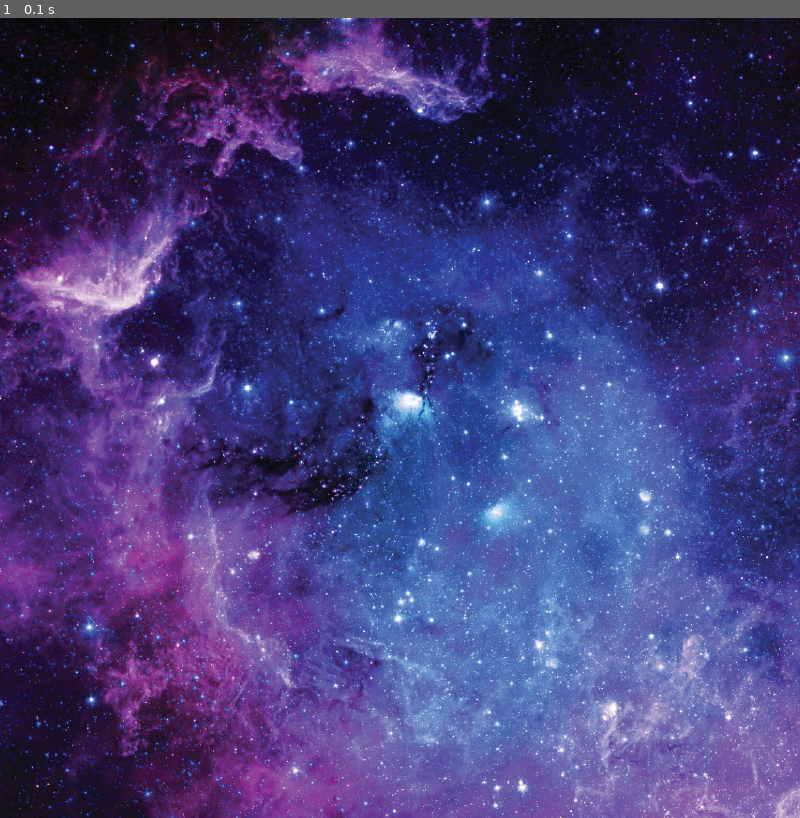
Above: before the commit, frame 1.
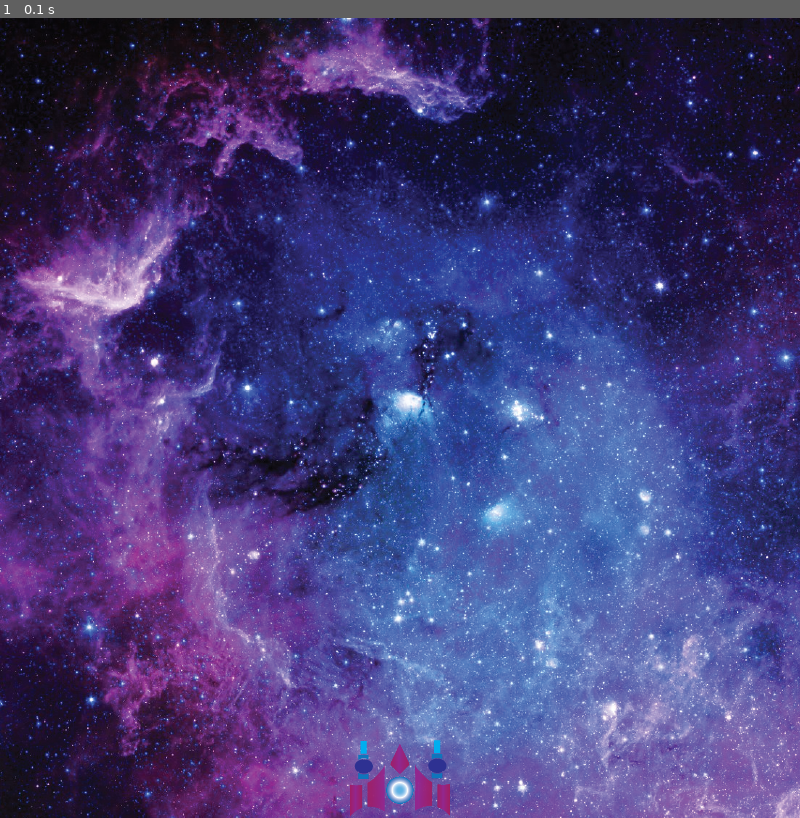
Above: after the commit, the same moment.

Repository: DemiwolfLegend/pygame-fallingMetior
Game: pygame game, started from main.py
Two runs of this game, one before a commit and one after it. Both use one fixed random seed, a clock stepped at 60 frames per second and the inputs below.
Inputs:
- Up to frame 1 (0.1 s): no input

The runs differ from the first frame. In frame 1, 0.6% of the frame differs, in the area x 43-57%, y 90-100%.

Commit message:
loading player

Diff:
--- a/main.py
+++ b/main.py
@@ -6,6 +6,18 @@
 backgroundImage = pygame.image.load("./content/background.png")
 
 
+class character:
+    def __init__(self) -> None:
+        self.image = pygame.image.load("./content/player.png")
+        self.x = 350
+        self.y = 700
+        self.change = 0
+
+    def show(self):
+        screen.blit(self.image, (self.x, self.y))
+
+
+player = character()
 run = True
 while run:
     screen.blit(backgroundImage, (0, 0))
@@ -13,4 +25,5 @@
         if event.type == pygame.QUIT:
             run = False
 
+    player.show()
     pygame.display.update()
Binary file added: content/player.png
